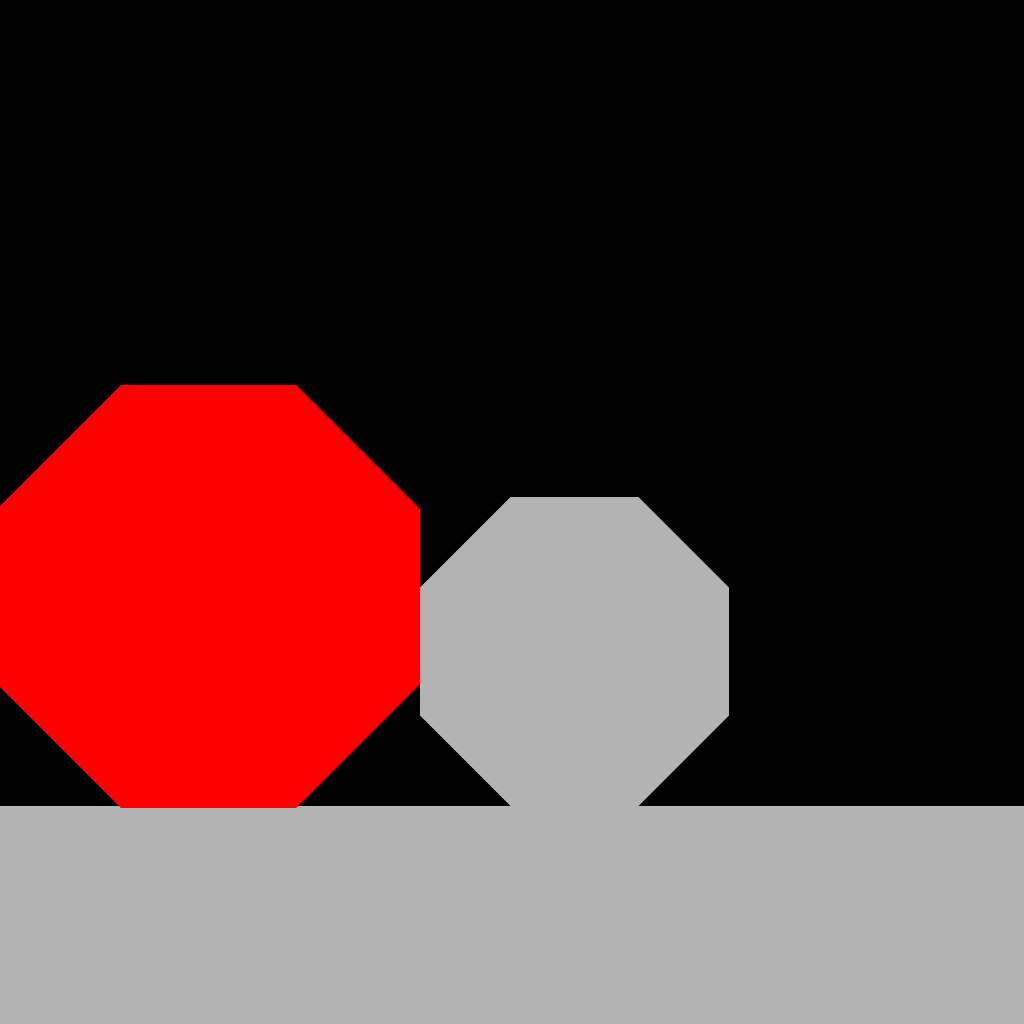
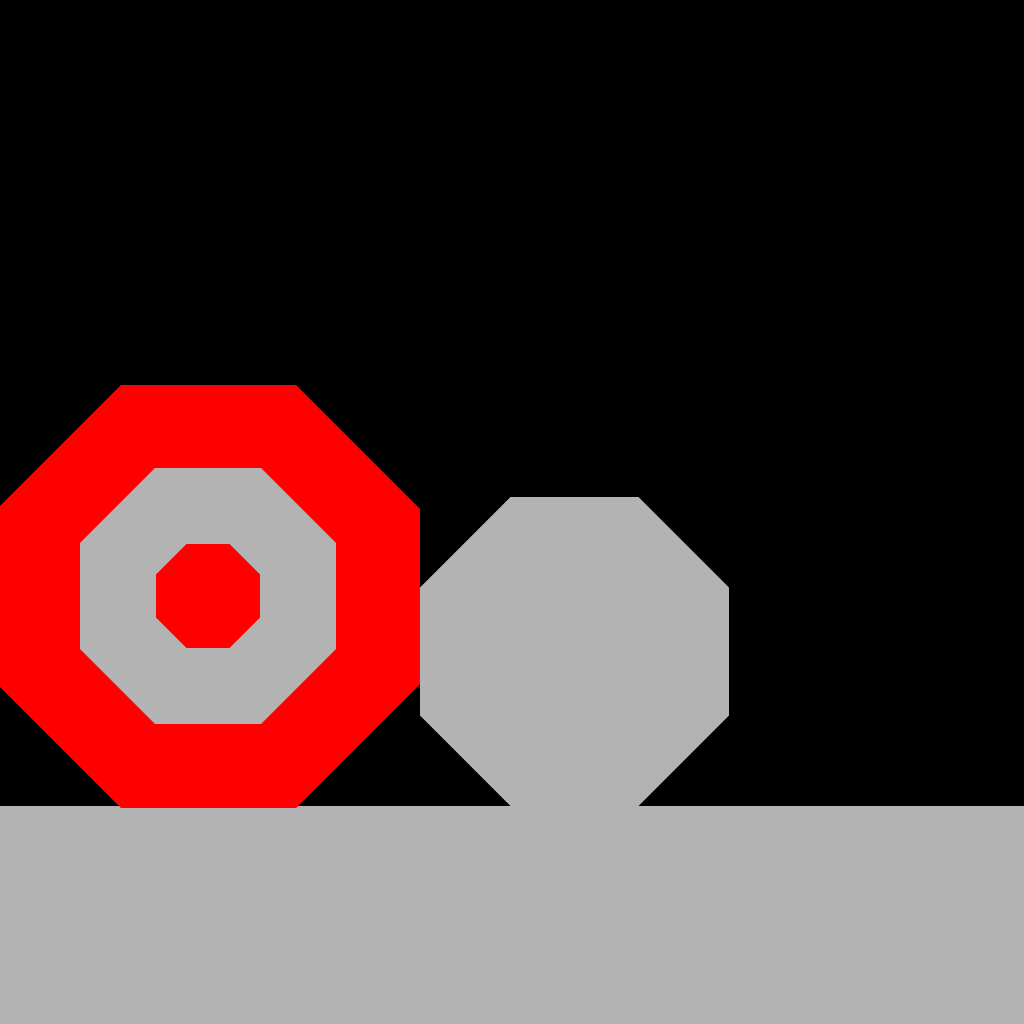
Two versions of the same layered image (1024x1024). Layer-by-layer changes:
added layer "Polígono 2 copia" above "Polígono 2" over [156, 544, 260, 648]
added layer "Polígono 2" above "Polígono 1 copia" over [80, 468, 336, 724]
